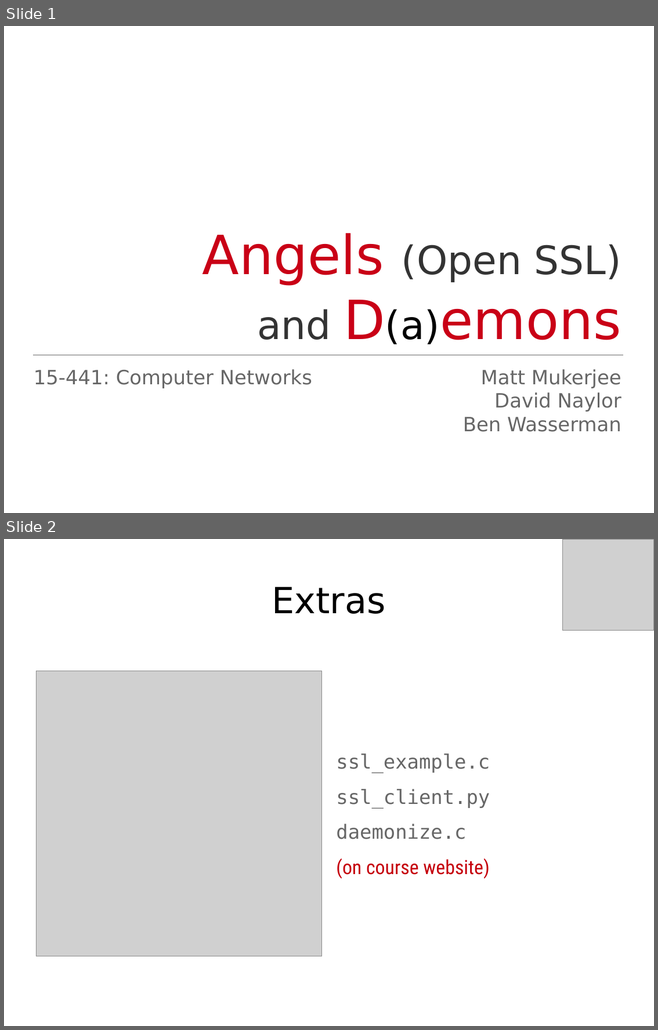
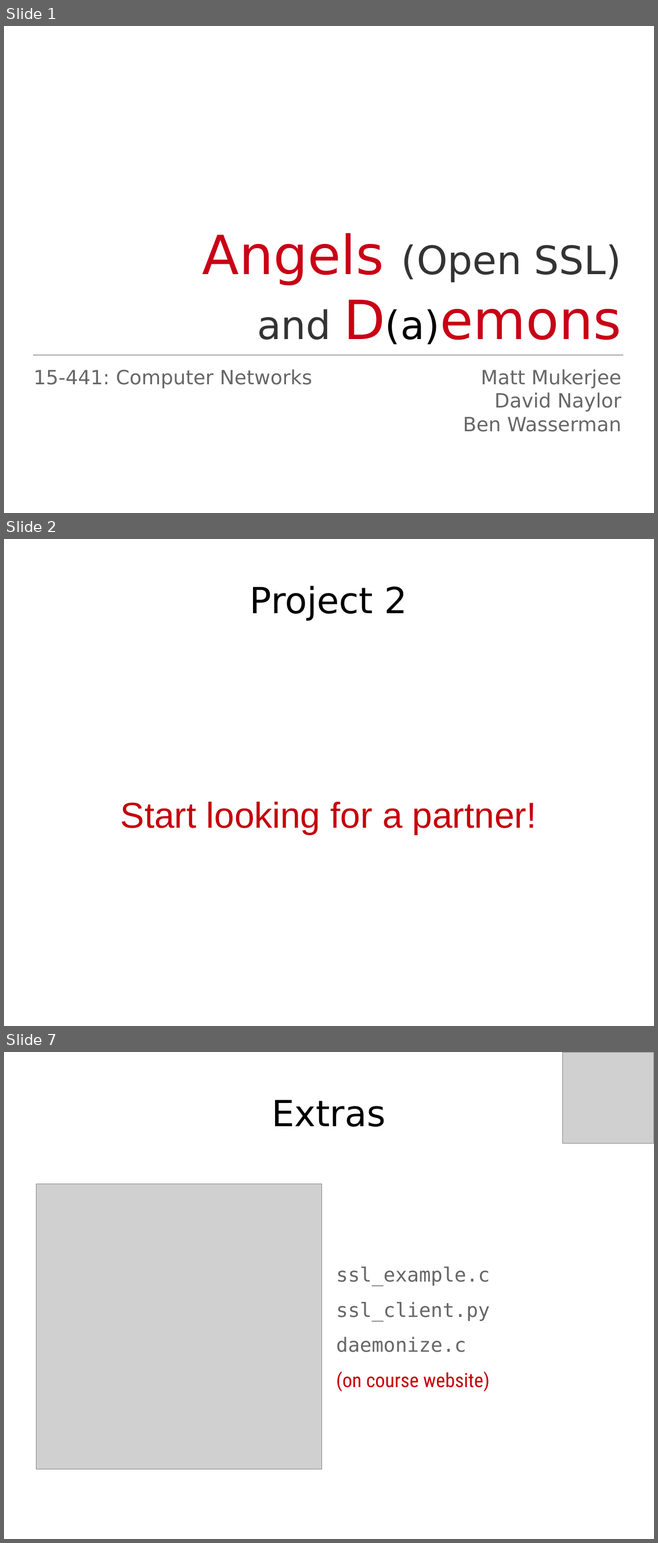
Before and after one commit to Jarvishappy/15-441-Recitation-Sessions, a slide deck: recitation6/src/recitation6.odp. Shown one above the other, each under a label of ours: slides 1 and 2 before the commit, slides 1, 2 and 7 after it; the slides between them are not shown. The pictures are 658x1030 and 658x1543 pixels, drawn with LibreOffice and Linux fonts; fonts in the diff are those of the drawing; grey boxes stand for pictures. Boxes give left, top, right and bottom in pixels: in the first picture for what was removed or moved away, otherwise in the second. Text is boxed around its words. In the diff, an @@ line names an element or a change of style, - is before the commit and + after.

```diff
--- a/recitation6/src/recitation6.odp
+++ b/recitation6/src/recitation6.odp
@@ slide 2 added at (4,539,654,1026), background #FFFFFF @@
@@ title added at (250,585,407,621), 44 pt, text #000000 @@
+Project 2
@@ subtitle added at (121,802,536,834), 44 pt, text #C5000B @@
+Start looking for a partner!
@@ what was slide 2 is now slide 7 @@
```
Also in this commit, not shown: 1 slide changed, 3 other slides added.
